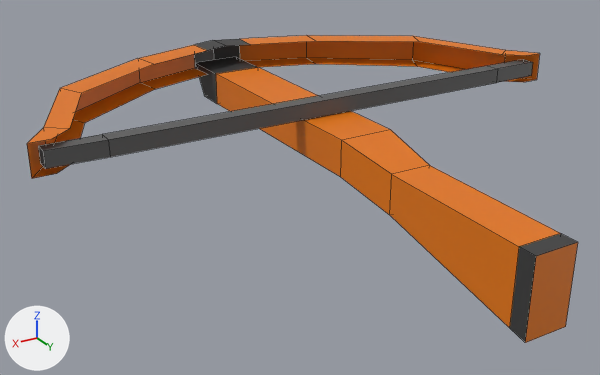
The OBJ model scenes/equipment/weapons/crossbow/crossbow.obj: old version first, new version second.
Rendered twice from a 50 mm lens placed at (0.288, 0.418, 0.169), pointed at (0.027, -0.017, -0.049). Every picture has the same lights, and +X, +Y and +Z are marked at lower left. The older version comes first. Mesh edges are drawn as thin lines. Where no turn or scale is listed for an object, it has been applied to the vertices.

In view in the first picture: 'crossbow'.
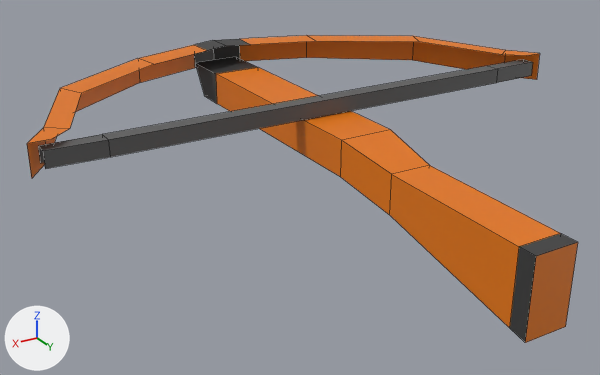
The change in detail:
me_crossbow is used by ob_crossbow; location (0.0, 0.0, 0.0).
Verts and faces of me_crossbow; kept vertices keep their numbers, new ones are numbered from 83.
Before the commit, vertices of me_crossbow: 1 (-0.182, -0.028, -0.01) at pixel (523, 82), 3 (-0.168, -0.04, -0.01) at pixel (499, 81), 5 (-0.14, -0.107, -0.01) at pixel (417, 66), 7 (-0.071, -0.154, -0.009) at pixel (315, 64), 10 (0.071, -0.154, -0.009) at pixel (155, 89).
Before the commit, vertices of me_crossbow: 12 (0.14, -0.107, -0.01) at pixel (84, 123), 14 (0.167, -0.04, -0.01), 16 (0.181, -0.028, -0.01) at pixel (56, 173), 18 (-0.195, -0.028, -0.01) at pixel (536, 79), 20 (-0.181, -0.05, -0.01).
Before the commit, vertices of me_crossbow: 22 (-0.149, -0.125, -0.01) at pixel (412, 60), 24 (-0.075, -0.176, -0.009) at pixel (306, 57), 28 (0.075, -0.176, -0.009) at pixel (139, 82), 30 (0.149, -0.125, -0.01), 32 (0.18, -0.05, -0.01).
Before the commit, vertices of me_crossbow: 34 (0.195, -0.028, -0.01) at pixel (31, 178), 39 (-0.187, -0.036, -0.005), 40 (0.187, -0.036, -0.005) at pixel (40, 163), 41 (-0.187, -0.026, -0.005) at pixel (531, 75), 42 (0.187, -0.026, -0.005) at pixel (45, 168).
Before the commit, vertices of me_crossbow: 47 (0.15, -0.025, -0.005) at pixel (110, 157), 48 (-0.149, -0.025, -0.005) at pixel (496, 82), 49 (0.15, -0.036, -0.005), 50 (-0.149, -0.036, -0.005), 51 (-0.019, -0.181, -0.03).
Before the commit, vertices of me_crossbow: 53 (-0.014, 0.178, -0.063) at pixel (565, 326), 55 (0.019, -0.181, -0.03) at pixel (204, 96), 57 (0.014, 0.178, -0.063) at pixel (525, 342), 59 (-0.014, 0.064, -0.039), 60 (-0.019, 0.019, -0.03).
Before the commit, vertices of me_crossbow: 63 (0.019, 0.019, -0.03) at pixel (340, 177), 64 (0.014, 0.064, -0.039) at pixel (389, 215), 67 (-0.019, -0.158, -0.03), 70 (0.019, -0.158, -0.03) at pixel (216, 103), 72 (0.02, -0.194, -0.009) at pixel (194, 67).
Before the commit, vertices of me_crossbow: 74 (0.019, -0.171, -0.009) at pixel (208, 74), 76 (-0.021, -0.194, -0.009), 78 (-0.02, -0.171, -0.009), 80 (0.014, 0.167, -0.061) at pixel (509, 328), 81 (-0.014, 0.167, -0.061).
me_crossbow had 83 vertices, 62 faces and spanned x -0.195..0.195, y -0.201..0.178, z -0.063..0.011.
me_crossbow now has 73 vertices, 46 faces and spans x -0.195..0.195, y -0.201..0.178, z -0.063..0.011.
Part 1, on me_crossbow:
Vertices deleted: 1, 3, 5, 7, 10, 12, 14, 16, 74, 78 (with the faces that use them).
Faces deleted: (59, 81, 80, 64), (59, 64, 63, 60), (60, 63, 70, 67), (40, 49, 47, 42), (39, 41, 48, 50), (47, 49, 50, 48).
Faces deleted: (51, 67, 70, 55), (53, 57, 80, 81).

Boxes [x1, y1, x2, y2] around the edits, measured in the pictures (600 x 375 px):
part 1 of me_crossbow, deleted: before [33, 58, 535, 200]
